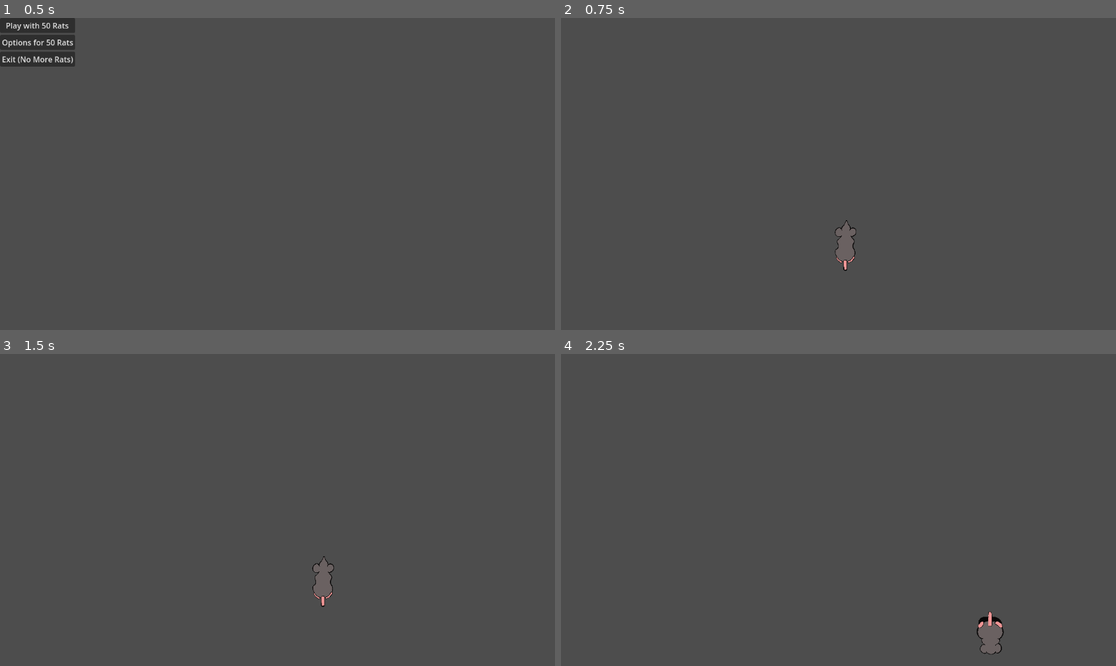
Above: before the commit, frames 1-4 (two rows, left to right).
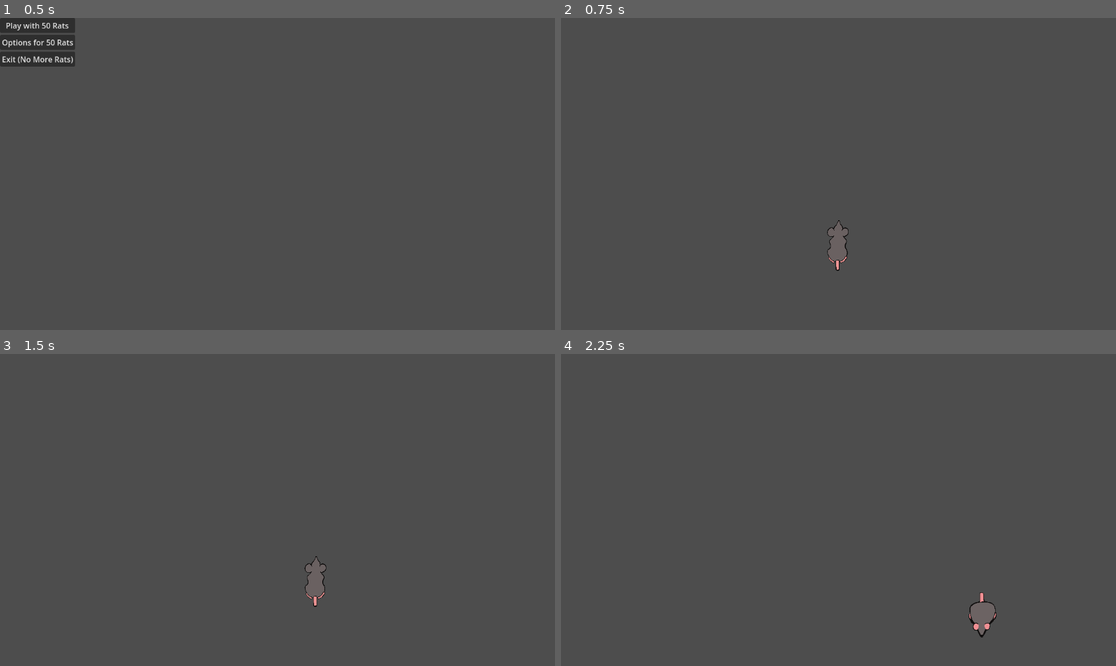
Above: after the commit, the same moments.

Repository: WellHatchedOne/sea-np-gmtk2024
Game: Godot game, scene res://mainMenu/mainmenu.tscn
Two runs of this game, one before a commit and one after it. Both use one fixed random seed, a clock stepped at 60 frames per second and the inputs below.
Inputs:
- Up to frame 1 (0.5 s): no input
- Up to frame 2 (0.75 s): click "Play with 50 Rats" at 0.5 s
- Up to frame 3 (1.5 s): tap Enter at 1.25 s; hold D (move_right) from 1.28 s (still down); hold Space (change_color) from 1.28 s (still down)
- Up to frame 4 (2.25 s): release D (move_right) at 2.03 s; release Space (change_color) at 2.03 s; hold S (move_down) from 2.03 s (still down); tap Space (change_color) at 2.1 s

Frame 1 is identical in both runs. In frame 2, 0.4% of the frame differs, in the area x 47-54%, y 64-82%; in frame 3, 0.4%; in frame 4, 0.7%, in the area x 73-80%, y 76-97%.
Error in both runs: Invalid assignment of property or key 'color' with value of type 'Color' on a base object of type 'null instance'. (res://Max/test_objects/test_movable_guy.gd:…

Commit message:
Add logic to change animation

Diff:
--- a/Max/test_objects/test_movable_guy.gd
+++ b/Max/test_objects/test_movable_guy.gd
@@ -24,7 +24,11 @@
 		$AnimatedSprite2D.flip_v = false
 		$AnimatedSprite2D.flip_h = velocity.x < 0
 	elif velocity.y != 0:
-		$AnimatedSprite2D.flip_v = velocity.y > 0
+		if velocity.y > 0:
+			$AnimatedSprite2D.animation = "down"
+		else:
+			$AnimatedSprite2D.animation = "up"
+
 
 func change_color() -> void:
 	$ColorRect.color = Color(randf(), randf(), randf())
--- a/rat.tscn
+++ b/rat.tscn
@@ -1,11 +1,32 @@
-[gd_scene load_steps=5 format=3 uid="uid://b32e7nkyfmr3k"]
+[gd_scene load_steps=9 format=3 uid="uid://b32e7nkyfmr3k"]
 
+[ext_resource type="Texture2D" uid="uid://ccrt4f08p1kd0" path="res://assets/base_rat_down1.png" id="1_1krn0"]
 [ext_resource type="Texture2D" uid="uid://x5jm4j22h8qy" path="res://assets/base_rat_up1.png" id="1_3myic"]
+[ext_resource type="Texture2D" uid="uid://b3iox0ib7wyn4" path="res://assets/base_rat_down2.png" id="2_bha8w"]
 [ext_resource type="Texture2D" uid="uid://qdwxwhxiljen" path="res://assets/base_rat_up2.png" id="2_ret74"]
+[ext_resource type="Texture2D" uid="uid://bvhk286l42ag7" path="res://assets/base_rat_down3.png" id="3_rmmfr"]
 [ext_resource type="Texture2D" uid="uid://ckgjakvxygkso" path="res://assets/base_rat_up3.png" id="3_se12w"]
+[ext_resource type="Texture2D" uid="uid://spd8b0gmjj0p" path="res://assets/base_rat_down4.png" id="4_ps7wa"]
 
 [sub_resource type="SpriteFrames" id="SpriteFrames_pedtu"]
 animations = [{
+"frames": [{
+"duration": 1.0,
+"texture": ExtResource("3_rmmfr")
+}, {
+"duration": 1.0,
+"texture": ExtResource("1_1krn0")
+}, {
+"duration": 1.0,
+"texture": ExtResource("2_bha8w")
+}, {
+"duration": 1.0,
+"texture": ExtResource("4_ps7wa")
+}],
+"loop": true,
+"name": &"down",
+"speed": 5.0
+}, {
 "frames": [{
 "duration": 1.0,
 "texture": ExtResource("1_3myic")
@@ -24,9 +45,8 @@
 [node name="rat" type="CharacterBody2D"]
 
 [node name="AnimatedSprite2D" type="AnimatedSprite2D" parent="."]
-position = Vector2(14, 21)
+position = Vector2(-2, 21)
 scale = Vector2(0.1, 0.1)
 sprite_frames = SubResource("SpriteFrames_pedtu")
 animation = &"up"
-frame = 2
-frame_progress = 0.770516
+frame_progress = 0.237928
